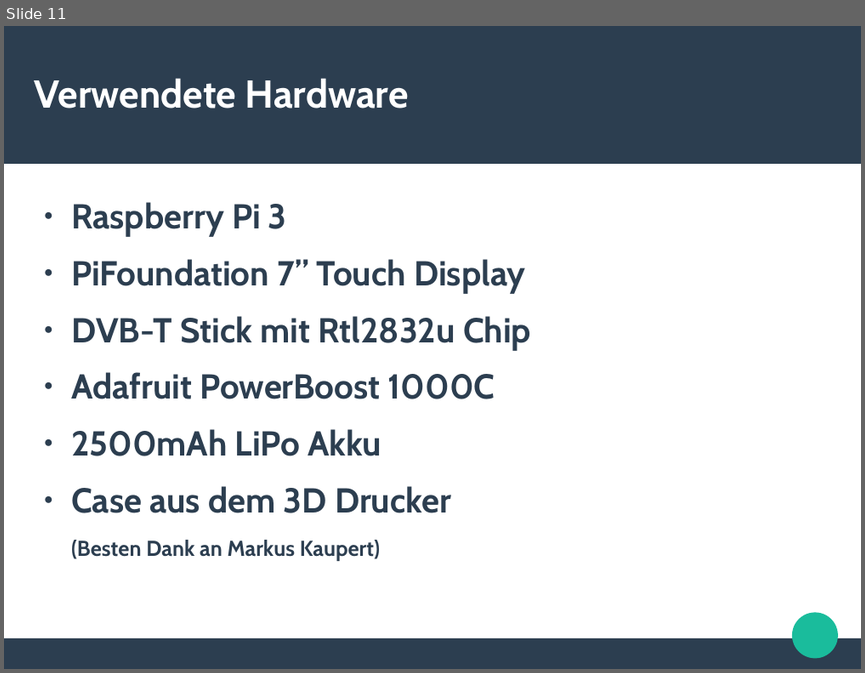
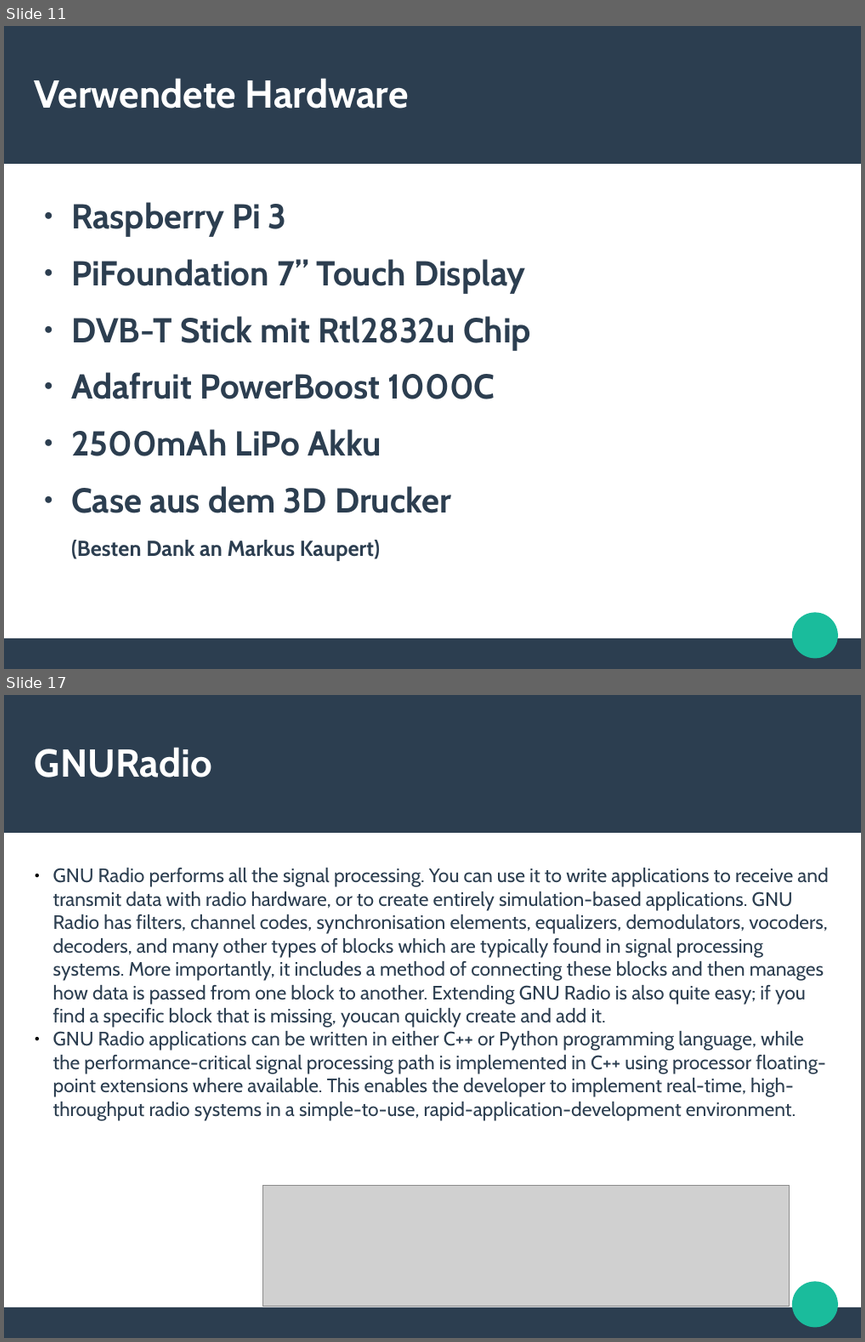
Before and after one commit to ookk2011/GrGsm-Gui, a slide deck: Präsentation_Projektarbeit.odp. Shown one above the other, each under a label of ours: slide 11 before the commit, slides 11 and 17 after it; the slides between them are not shown. The pictures are 865x673 and 865x1342 pixels, drawn with LibreOffice and Linux fonts; fonts in the diff are those of the drawing; grey boxes stand for pictures. Boxes give left, top, right and bottom in pixels: in the first picture for what was removed or moved away, otherwise in the second. Text is boxed around its words. In the diff, an @@ line names an element or a change of style, - is before the commit and + after.

```diff
--- a/Präsentation_Projektarbeit.odp
+++ b/Präsentation_Projektarbeit.odp
@@ slide 17 added at [4,695,861,1338], background #FFFFFF; not listed: 3 template elements that a slide beside it also shows @@
@@ title added at [35,747,212,777], 36 pt, text #FFFFFF, bold @@
+GNURadio
@@ subtitle added at [53,868,828,1121], 18 pt, text #2C3E50 @@
+● GNU Radio performs all the signal processing. You can use it to write applications to receive and transmit data with radio hardware, or to create entirely simulation-based applications. GNU Radio has filters, channel codes, synchronisation elements, equalizers, demodulators, vocoders, decoders, and many other types of blocks which are typically found in signal processing systems. More importantly, it includes a method of connecting these blocks and then manages how data is passed from one block to another. Extending GNU Radio is also quite easy; if you find a specific block that is missing, youcan quickly create and add it.
+● GNU Radio applications can be written in either C++ or Python programming language, while the performance-critical signal processing path is implemented in C++ using processor floating-point extensions where available. This enables the developer to implement real-time, high-throughput radio systems in a simple-to-use, rapid-application-development environment.
@@ picture added at [263,1185,789,1306] @@
```
Also in this commit, not shown: 7 slides changed, 2 other slides added, 1 slide removed.
